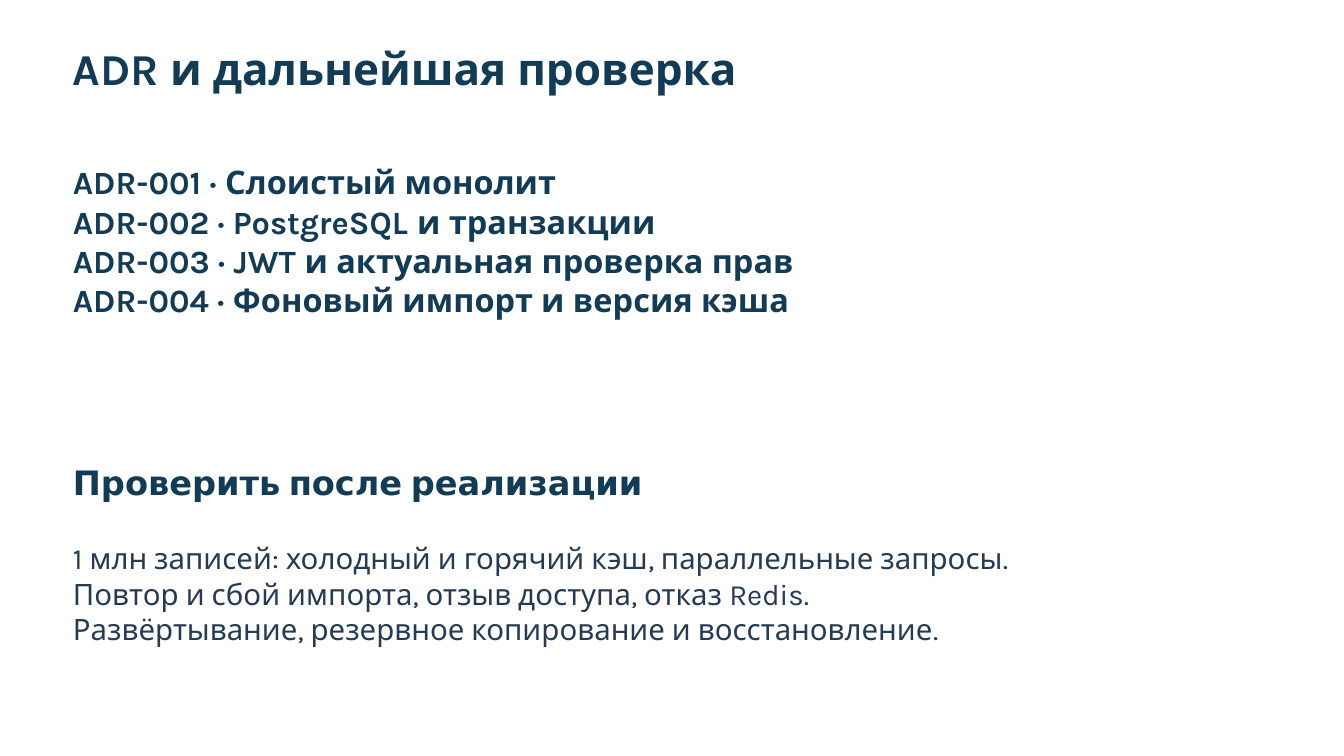
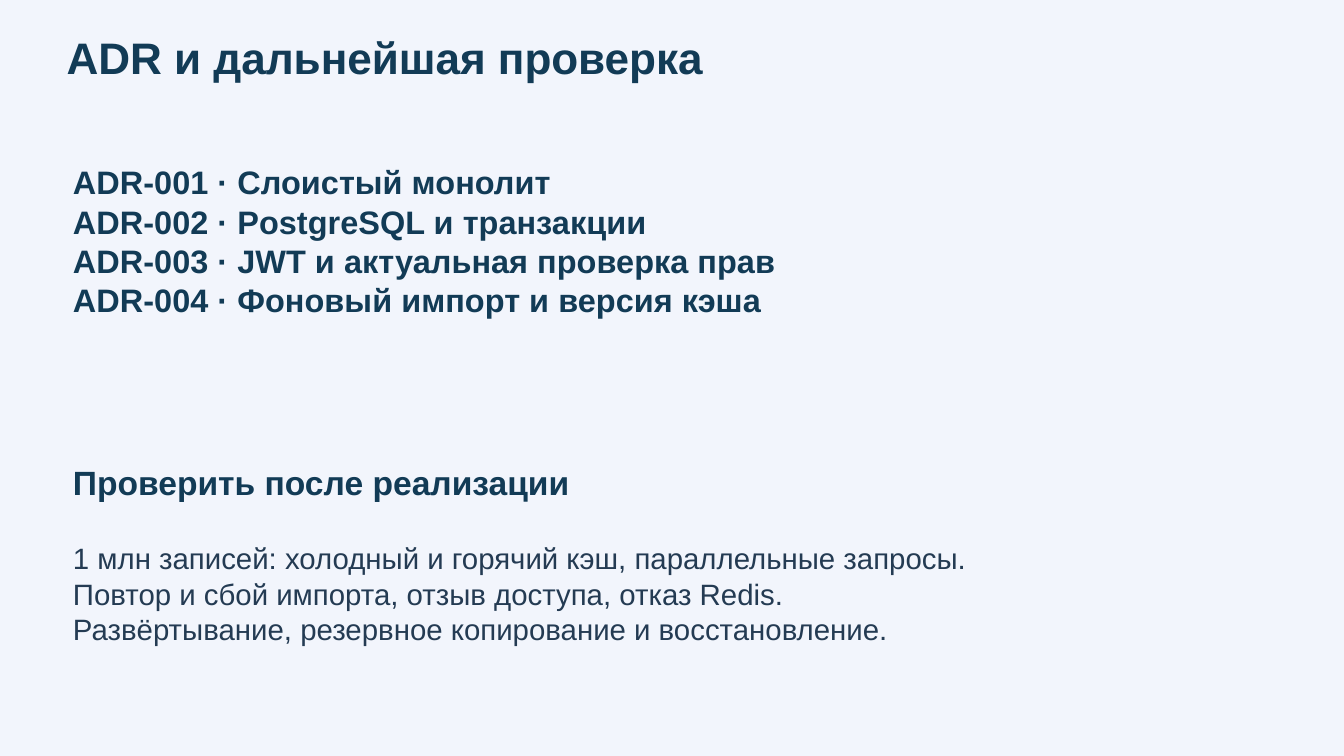
Before and after one commit to rebekevshailiya-rgb/business-metrics-analyzer1, a slide deck: slide 7 of docs/architecture/pz04_presentation.pptx. Drawn at 1344x756 pixels with LibreOffice and Linux fonts; fonts in the diff are those of the drawing. Boxes give left, top, right and bottom in pixels: in the first picture for what was removed or moved away, otherwise in the second. Text is boxed around its words. In the diff, an @@ line names an element or a change of style, - is before the commit and + after.

```diff
--- a/docs/architecture/pz04_presentation.pptx
+++ b/docs/architecture/pz04_presentation.pptx
@@ background #FFFFFF to #F2F5FC @@
@@ font Karla to Arial in 4 elements at (73,170,774,318), (73,472,570,502), (73,547,965,646), (67,41,703,82) @@
@@ text "ADR и дальнейшая проверка": place and size @@
-text "ADR и дальнейшая проверка" at (73,50,736,96)
+text "ADR и дальнейшая проверка" at (67,41,703,82)
```
Also in this commit, not shown: 1 other slide changed, 6 slides added, 5 slides removed.
